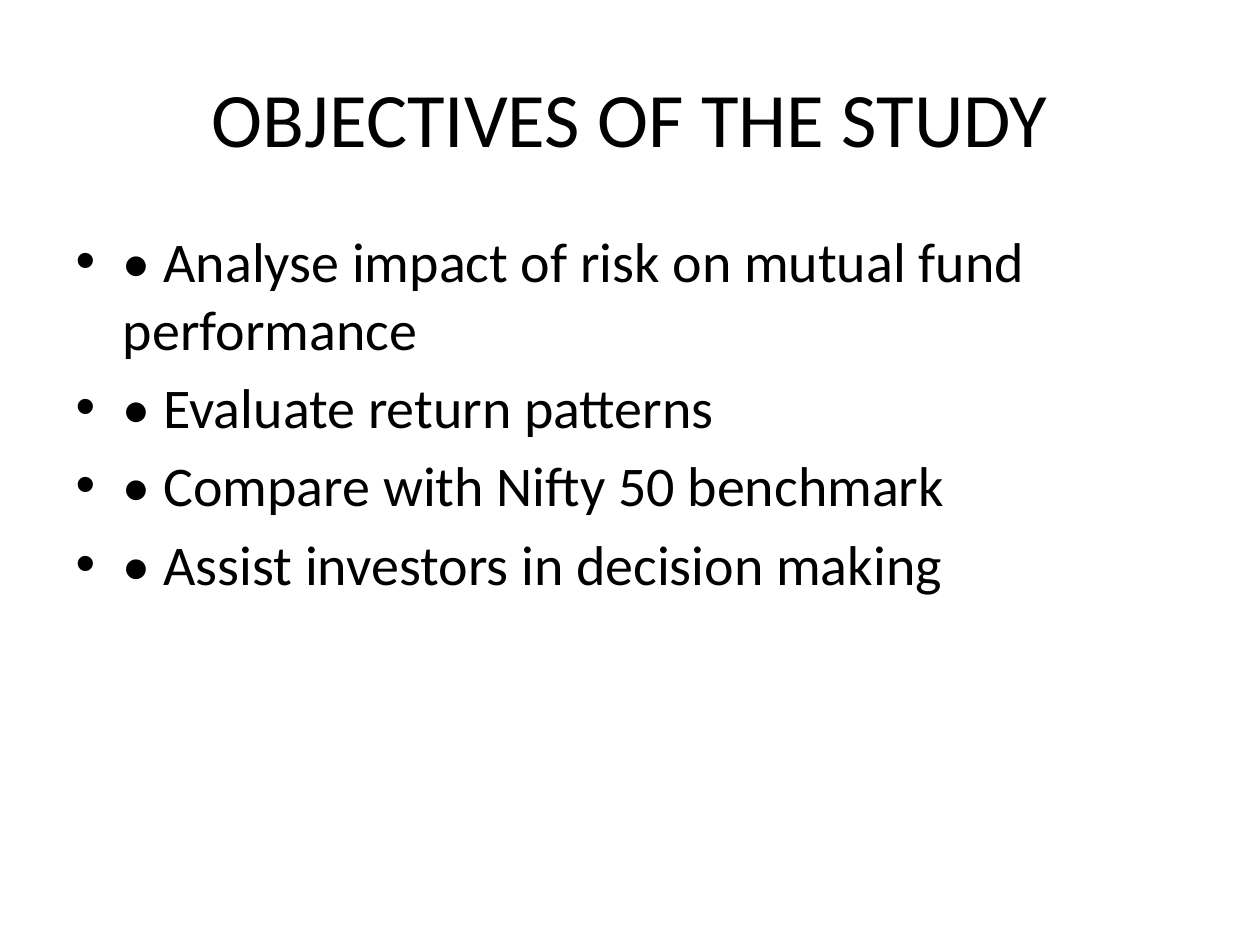
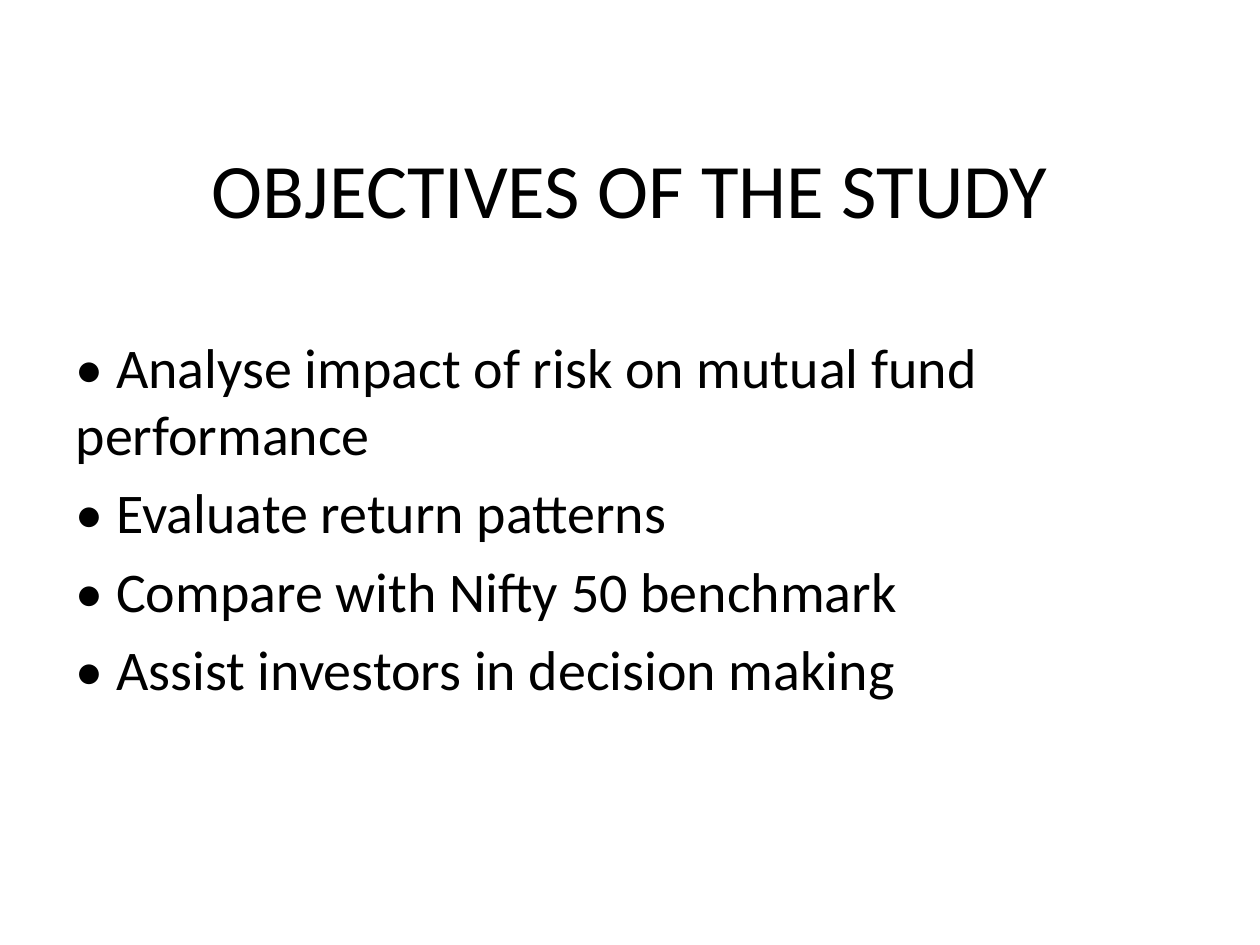
Before and after one commit to MMSHRIKARA/SHRIVATHSA, a slide deck: slide 4 of Viva_Project_Presentation_Shrivathsa.pptx. Drawn at 1260x945 pixels with LibreOffice and Linux fonts; fonts in the diff are those of the drawing. Boxes give left, top, right and bottom in pixels: in the first picture for what was removed or moved away, otherwise in the second. Text is boxed around its words. In the diff, an @@ line names an element or a change of style, - is before the commit and + after.

```diff
--- a/Viva_Project_Presentation_Shrivathsa.pptx
+++ b/Viva_Project_Presentation_Shrivathsa.pptx
@@ title "OBJECTIVES OF THE STUDY": place and size @@
-title "OBJECTIVES OF THE STUDY" at [212,97,1047,148]
+title "OBJECTIVES OF THE STUDY" at [212,168,1047,219]
@@ text "• Analyse impact of risk ...": place and size @@
-text "• Analyse impact of risk ..." at [123,243,1024,595]
+text "• Analyse impact of risk ..." at [76,349,976,700]
@@ text "• Analyse impact of risk ..." at [76,349,976,700]: bullet • to none @@
```
Also in this commit, not shown: 9 other slides changed, 2 slides added, 1 slide removed.
